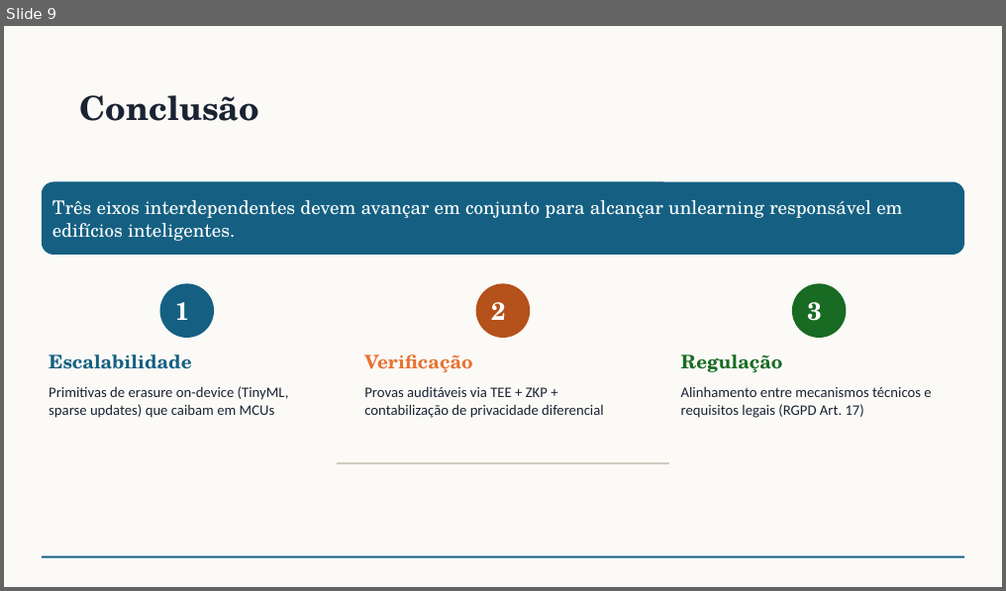
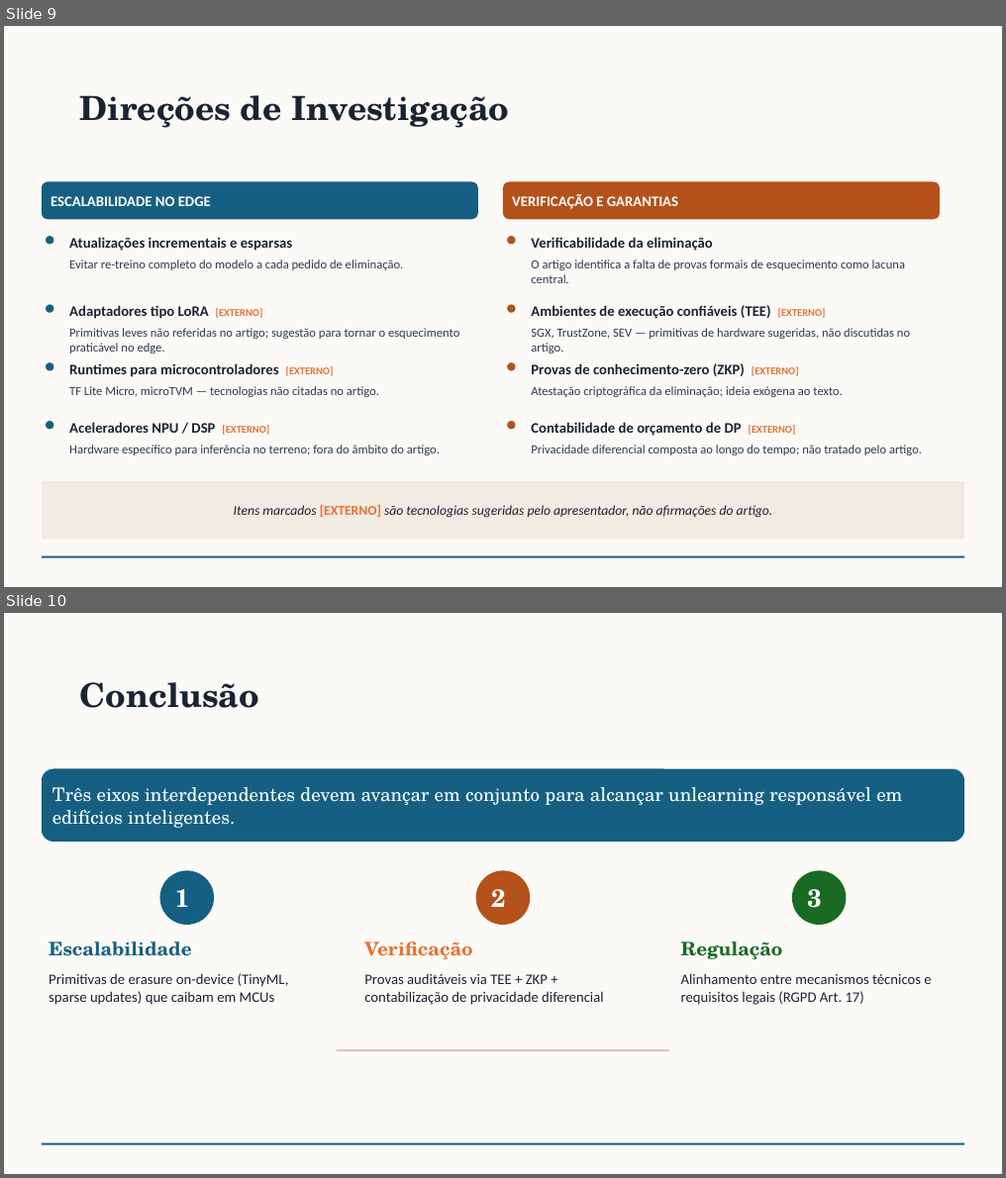
Before and after one commit to rafaeldpsilva/sa4cps-vault, a slide deck: Entregas PhD/machine-unlearning.pptx. Shown one above the other, each under a label of ours: slide 9 before the commit, slides 9 and 10 after it. The pictures are 1006x591 and 1006x1178 pixels, drawn with LibreOffice and Linux fonts; fonts in the diff are those of the drawing. Boxes give left, top, right and bottom in pixels: in the first picture for what was removed or moved away, otherwise in the second. Text is boxed around its words. In the diff, an @@ line names an element or a change of style, - is before the commit and + after.

```diff
--- a/Entregas PhD/machine-unlearning.pptx
+++ b/Entregas PhD/machine-unlearning.pptx
@@ slide 9 added at box(4, 26, 1002, 587), background #FBFAF7; not listed: 1 template element that a slide beside it also shows @@
@@ title added at box(80, 95, 509, 128), 32 pt, text #1A2332, bold @@
+Direções de Investigação
@@ rounded rectangle added at box(42, 181, 478, 219), fill #156082, 14 pt, text #FFFFFF, bold @@
+ESCALABILIDADE NO EDGE
@@ rounded rectangle added at box(503, 181, 940, 219), fill #B5511A, 14 pt, text #FFFFFF, bold @@
+VERIFICAÇÃO E GARANTIAS
@@ ellipse added at box(46, 236, 54, 245), fill #156082 @@
@@ text added at box(69, 237, 292, 251), 14 pt, text #1A2332, bold @@
+Atualizações incrementais e esparsas
@@ text added at box(69, 260, 404, 271), 12 pt, text #2E3B4E @@
+Evitar re-treino completo do modelo a cada pedido de eliminação.
@@ ellipse added at box(507, 236, 515, 245), fill #B5511A @@
@@ text added at box(531, 237, 713, 251), 14 pt, text #1A2332, bold @@
+Verificabilidade da eliminação
@@ text added at box(531, 260, 905, 283), 12 pt, text #2E3B4E @@
+O artigo identifica a falta de provas formais de esquecimento como lacuna central.
@@ ellipse added at box(46, 304, 54, 313), fill #156082 @@
@@ text added at box(69, 305, 263, 319), 14 pt, text #1A2332, bold @@
+Adaptadores tipo LoRA [EXTERNO]
@@ ellipse added at box(507, 304, 515, 313), fill #B5511A @@
@@ text added at box(531, 305, 826, 319), 14 pt, text #1A2332, bold @@
+Ambientes de execução confiáveis (TEE) [EXTERNO]
@@ text added at box(69, 328, 459, 354), 12 pt, text #2E3B4E @@
+Primitivas leves não referidas no artigo; sugestão para tornar o esquecimento praticável no edge.
@@ text added at box(531, 328, 910, 354), 12 pt, text #2E3B4E @@
+SGX, TrustZone, SEV — primitivas de hardware sugeridas, não discutidas no artigo.
@@ ellipse added at box(46, 363, 54, 372), fill #156082 @@
@@ text added at box(69, 364, 334, 377), 14 pt, text #1A2332, bold @@
+Runtimes para microcontroladores [EXTERNO]
@@ ellipse added at box(507, 363, 515, 372), fill #B5511A @@
@@ text added at box(531, 364, 799, 376), 14 pt, text #1A2332, bold @@
+Provas de conhecimento-zero (ZKP) [EXTERNO]
@@ text added at box(69, 386, 379, 397), 12 pt, text #2E3B4E @@
+TF Lite Micro, microTVM — tecnologias não citadas no artigo.
@@ text added at box(531, 386, 843, 397), 12 pt, text #2E3B4E @@
+Atestação criptográfica da eliminação; ideia exógena ao texto.
@@ ellipse added at box(46, 421, 54, 430), fill #156082 @@
@@ text added at box(69, 422, 269, 435), 14 pt, text #1A2332, bold @@
+Aceleradores NPU / DSP [EXTERNO]
@@ ellipse added at box(507, 421, 515, 430), fill #B5511A @@
@@ text added at box(531, 422, 796, 436), 14 pt, text #1A2332, bold @@
+Contabilidade de orçamento de DP [EXTERNO]
@@ text added at box(69, 445, 440, 456), 12 pt, text #2E3B4E @@
+Hardware específico para inferência no terreno; fora do âmbito do artigo.
@@ text added at box(531, 445, 922, 456), 12 pt, text #2E3B4E @@
+Privacidade diferencial composta ao longo do tempo; não tratado pelo artigo.
@@ rectangle added at box(42, 481, 964, 540), fill #F0EBE3 @@
@@ text added at box(234, 505, 773, 518), 13 pt, text #1A2332, italic @@
+Itens marcados [EXTERNO] são tecnologias sugeridas pelo apresentador, não afirmações do artigo.
@@ what was slide 9 is now slide 10 @@
```
Also in this commit, not shown: 4 slides changed, 4 other slides added, 4 slides removed.
